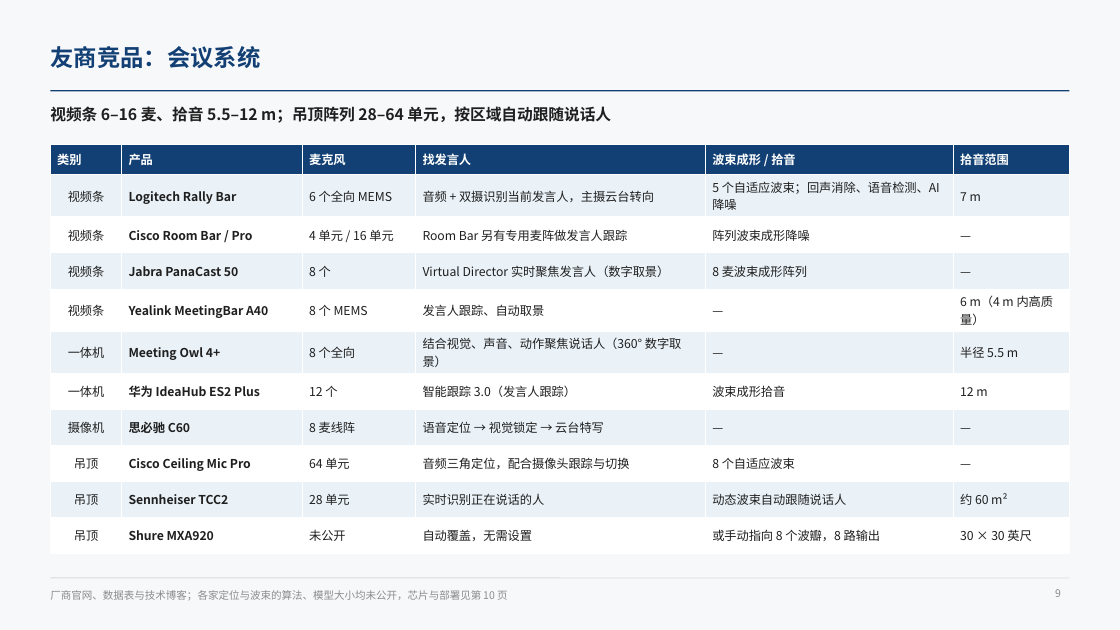
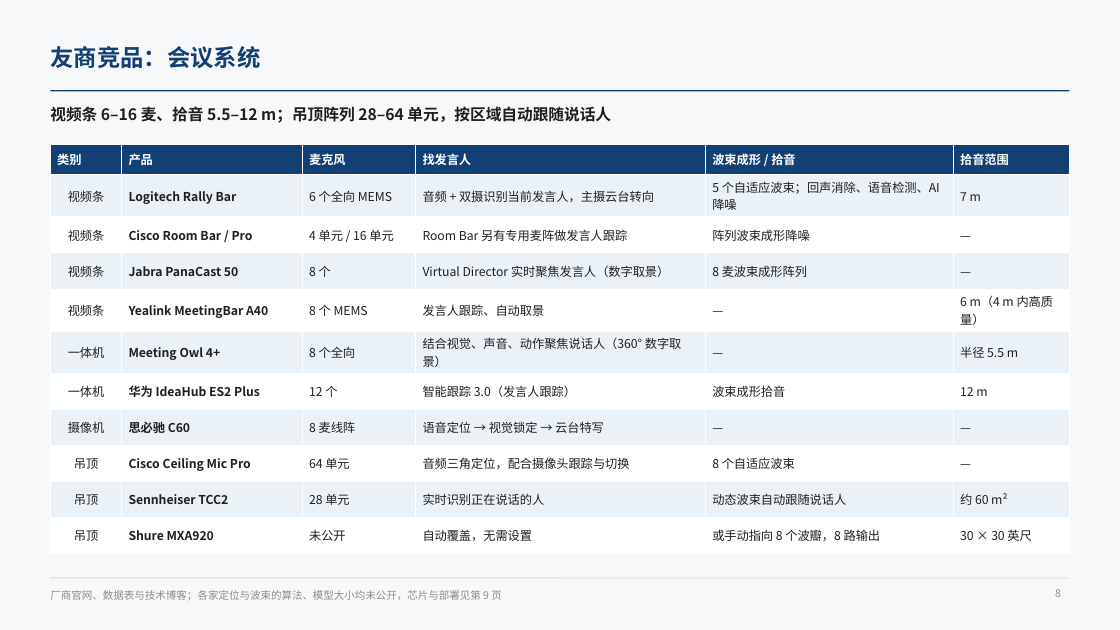
Before and after one commit to ZeroFoxxi/ssl-scene1, a slide deck: slide 8 of 01_场景一_摄像头声源定位/技术总结/声源定位与波束成形技术总结.pptx (slide 9 before the commit). Drawn at 1120x630 pixels with LibreOffice and Linux fonts; fonts in the diff are those of the drawing. Boxes give left, top, right and bottom in pixels: in the first picture for what was removed or moved away, otherwise in the second. Text is boxed around its words. In the diff, an @@ line names an element or a change of style, - is before the commit and + after.

```diff
--- a/01_场景一_摄像头声源定位/技术总结/声源定位与波束成形技术总结.pptx
+++ b/01_场景一_摄像头声源定位/技术总结/声源定位与波束成形技术总结.pptx
@@ text at <box>50,590,502,600</box>: text changed @@
-厂商官网、数据表与技术博客；各家定位与波束的算法、模型大小均未公开，芯片与部署见第 10 页
+厂商官网、数据表与技术博客；各家定位与波束的算法、模型大小均未公开，芯片与部署见第 9 页
```
Also in this commit, not shown: 2 other slides changed, 1 slide removed, 3 other files.
